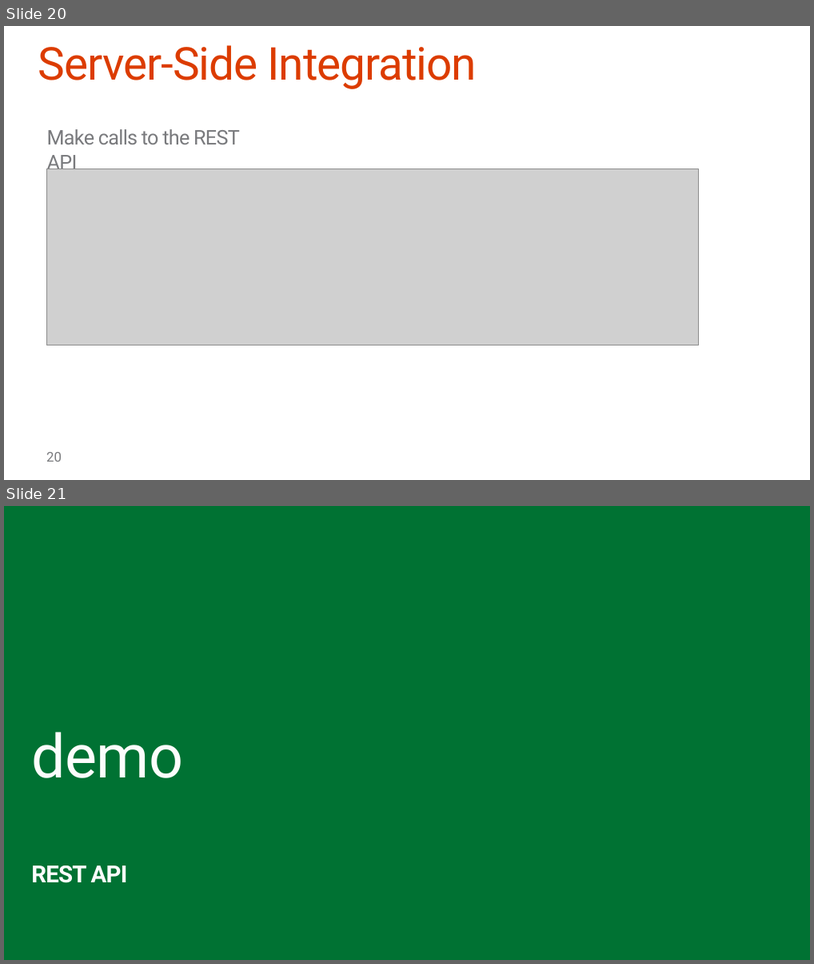
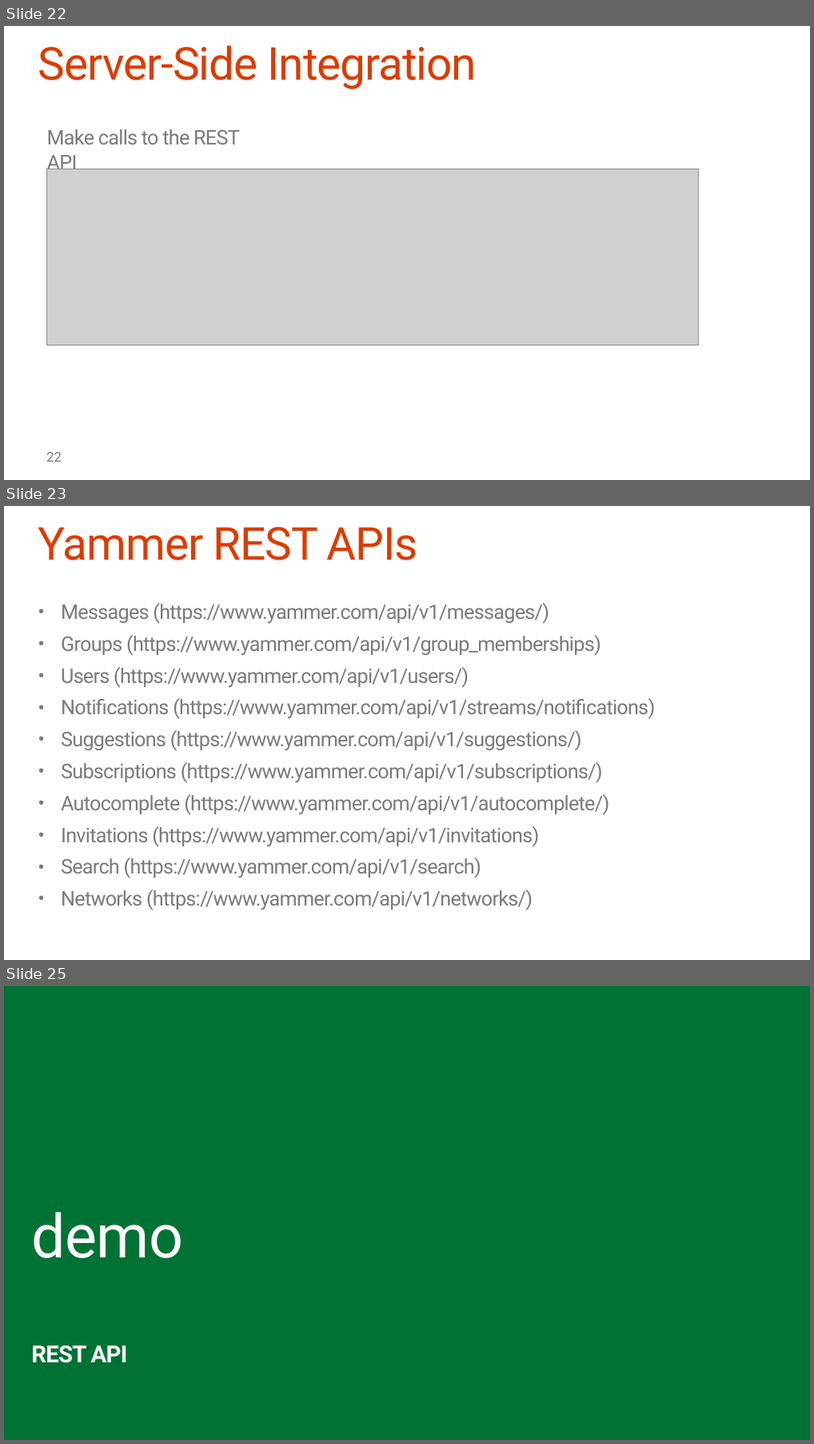
Before and after one commit to OfficeDev/TrainingContent, a slide deck: O3653-5 Deep Dive into Office 365 APIs for Yammer Services/O3653-5 Deep Dive into Office 365 APIs for Yammer Services.pptx. Shown one above the other, each under a label of ours: slides 20 and 21 before the commit, slides 22, 23 and 25 after it; the slides between them are not shown. The pictures are 814x964 and 814x1444 pixels, drawn with LibreOffice and Linux fonts; fonts in the diff are those of the drawing; grey boxes stand for pictures; background and template pictures are left out. Boxes give left, top, right and bottom in pixels: in the first picture for what was removed or moved away, otherwise in the second. Text is boxed around its words. In the diff, an @@ line names an element or a change of style, - is before the commit and + after.

Commit message:
Updates to Yammer deck
Added a few slides and fixed the embed code to not show application id
(we changed that a few months back)

```diff
--- a/O3653-5 Deep Dive into Office 365 APIs for Yammer Services/O3653-5 Deep Dive into Office 365 APIs for Yammer Services.pptx
+++ b/O3653-5 Deep Dive into Office 365 APIs for Yammer Services/O3653-5 Deep Dive into Office 365 APIs for Yammer Services.pptx
@@ slide 23 added at bbox=[4, 506, 810, 960], background #FFFFFF @@
@@ title added at bbox=[38, 527, 418, 560], 54 pt, text #DC3C00 @@
+Yammer REST APIs
@@ text added at bbox=[61, 603, 655, 910], 24 pt, text #797A7D @@
+• Messages (https://www.yammer.com/api/v1/messages/)
+• Groups (https://www.yammer.com/api/v1/group_memberships)
+• Users (https://www.yammer.com/api/v1/users/)
+• Notifications (https://www.yammer.com/api/v1/streams/notifications)
+• Suggestions (https://www.yammer.com/api/v1/suggestions/)
+• Subscriptions (https://www.yammer.com/api/v1/subscriptions/)
+• Autocomplete (https://www.yammer.com/api/v1/autocomplete/)
+• Invitations (https://www.yammer.com/api/v1/invitations)
+• Search (https://www.yammer.com/api/v1/search)
+• Networks (https://www.yammer.com/api/v1/networks/)
@@ what was slide 20 is now slide 22 @@
@@ page number at bbox=[46, 452, 62, 461]: text changed @@
-20
+22
@@ what was slide 21 is now slide 25 @@
```
Also in this commit, not shown: 5 slides changed, 3 other slides added.
